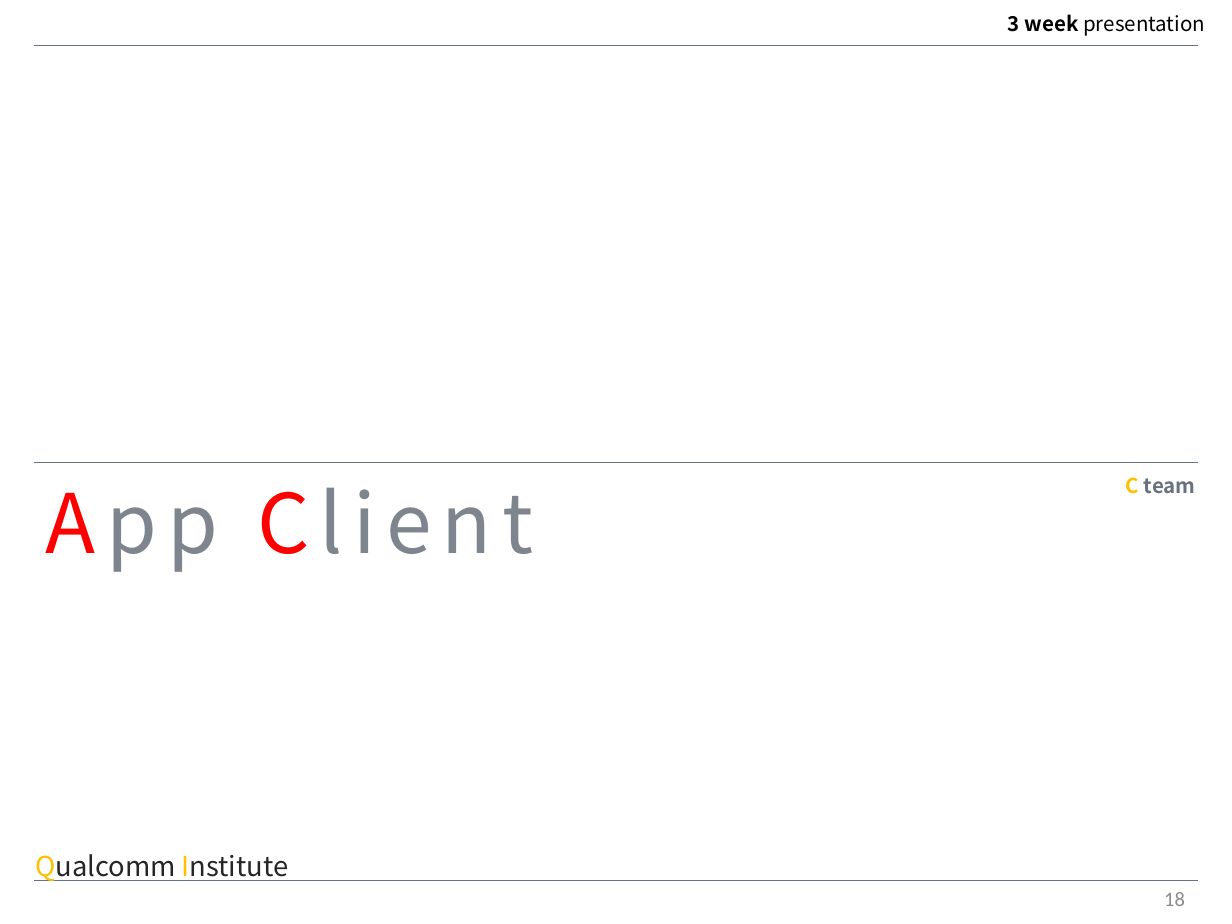
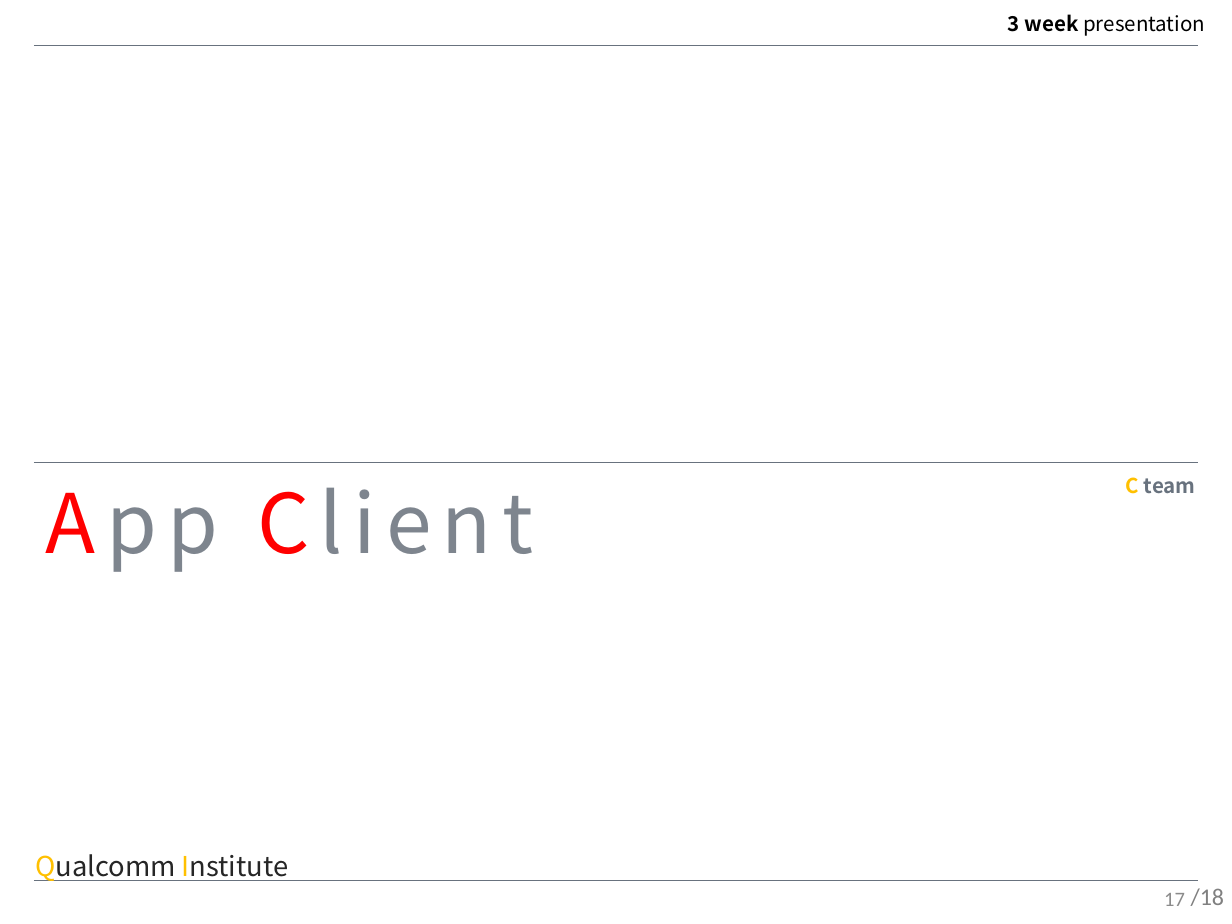
Before and after one commit to MAENGSOOHOON/summer2017IoT, a slide deck: slide 17 of 3week/ppt/3week.pptx (slide 18 before the commit). Drawn at 1232x924 pixels with LibreOffice and Linux fonts; fonts in the diff are those of the drawing. Boxes give left, top, right and bottom in pixels: in the first picture for what was removed or moved away, otherwise in the second. Text is boxed around its words. In the diff, an @@ line names an element or a change of style, - is before the commit and + after.

```diff
--- a/3week/ppt/3week.pptx
+++ b/3week/ppt/3week.pptx
@@ page number at bbox=[1164, 893, 1185, 906]: text changed @@
-18
+17
@@ text added at bbox=[1191, 888, 1225, 906], 14 pt, text #808080 @@
+/18
```
Also in this commit, not shown: 13 other slides changed, 4 slides added, 5 slides removed, 2 other files.
